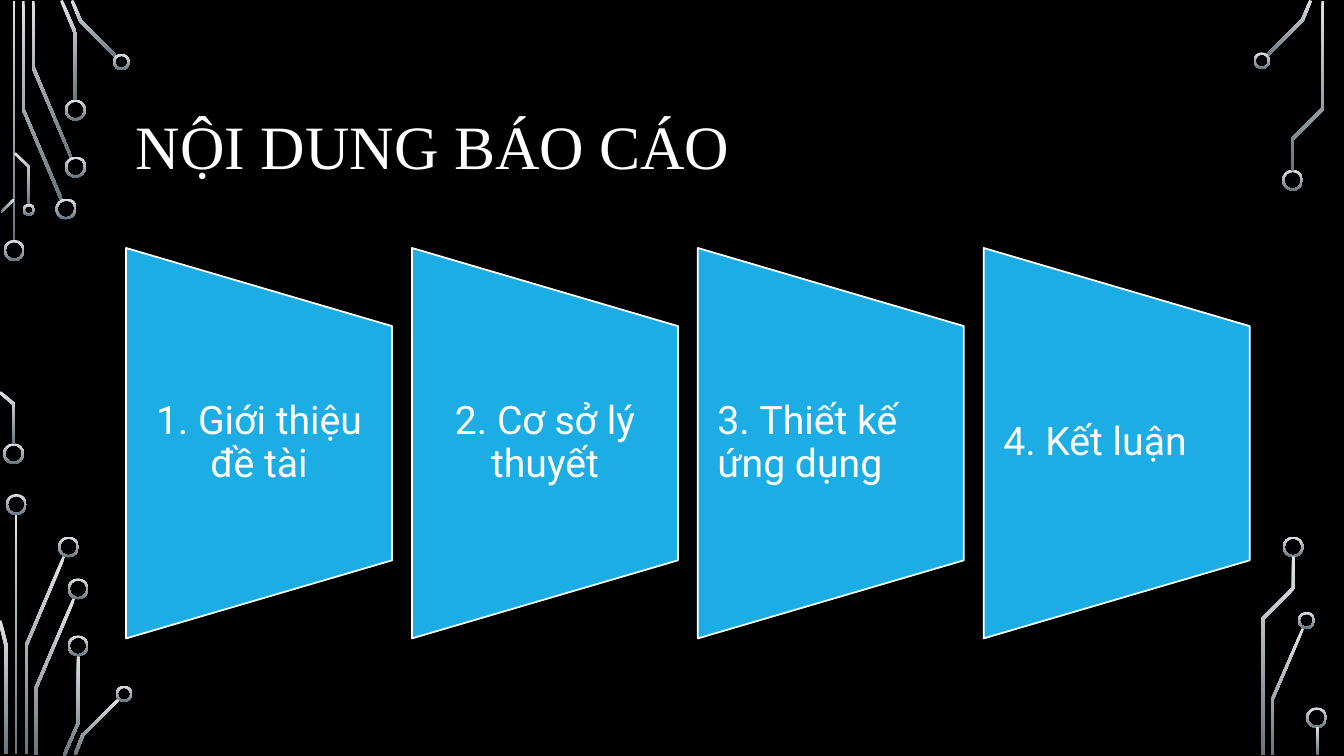
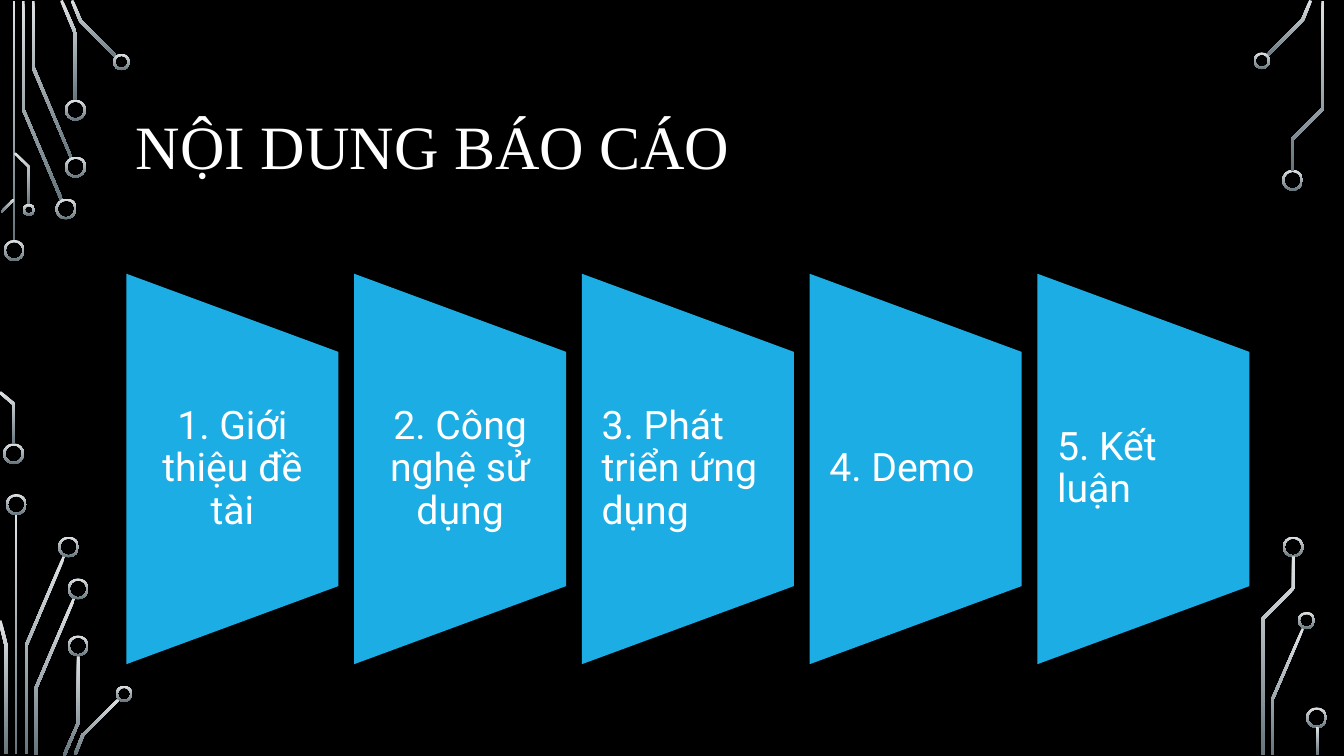
Before and after one commit to kiet1022/DoanHoiIT, a slide deck: slide 2 of FileBC/SlideBaoCaoVer2NotComplete.pptx. Drawn at 1344x756 pixels with LibreOffice and Linux fonts; fonts in the diff are those of the drawing; background and template pictures are left out. Boxes give left, top, right and bottom in pixels: in the first picture for what was removed or moved away, otherwise in the second. Text is boxed around its words. In the diff, an @@ line names an element or a change of style, - is before the commit and + after.

```diff
--- a/FileBC/SlideBaoCaoVer2NotComplete.pptx
+++ b/FileBC/SlideBaoCaoVer2NotComplete.pptx
@@ flow chart manual operation: place and size @@
-flow chart manual operation at [126, 249, 392, 639]
+flow chart manual operation at [127, 274, 338, 664]
@@ outline #FFFFFF 1.25 pt to none in 4 elements at [127, 274, 338, 664], [1038, 274, 1250, 664], [810, 274, 1022, 664], [354, 274, 566, 664] @@
@@ flow chart manual operation: place and size @@
-flow chart manual operation at [412, 249, 678, 639]
+flow chart manual operation at [354, 274, 566, 664]
@@ flow chart manual operation added at [582, 274, 794, 664], fill #1CADE4 @@
@@ flow chart manual operation: place and size @@
-flow chart manual operation at [698, 249, 964, 639]
+flow chart manual operation at [810, 274, 1022, 664]
@@ flow chart manual operation: place and size @@
-flow chart manual operation at [984, 249, 1250, 639]
+flow chart manual operation at [1038, 274, 1250, 664]
@@ text "1. Giới thiệu đề tài" rewrapped from [156, 404, 362, 478] to [162, 409, 302, 525] @@
@@ text added at [390, 409, 530, 532], 28 pt, text #FFFFFF @@
+2. Công nghệ sử dụng
@@ text removed at [455, 402, 635, 486] @@
-2. Cơ sở lý thuyết
@@ text at [602, 409, 757, 532]: text changed @@
-3. Thiết kế ứng dụng
+3. Phát triển ứng dụng
@@ text at [1057, 428, 1157, 509]: text changed @@
-4. Kết luận
+5. Kết luận
@@ text added at [829, 453, 974, 482], 28 pt, text #FFFFFF @@
+4. Demo
```
Also in this commit, not shown: 7 other slides changed, 2 slides added, 4 slides removed.
